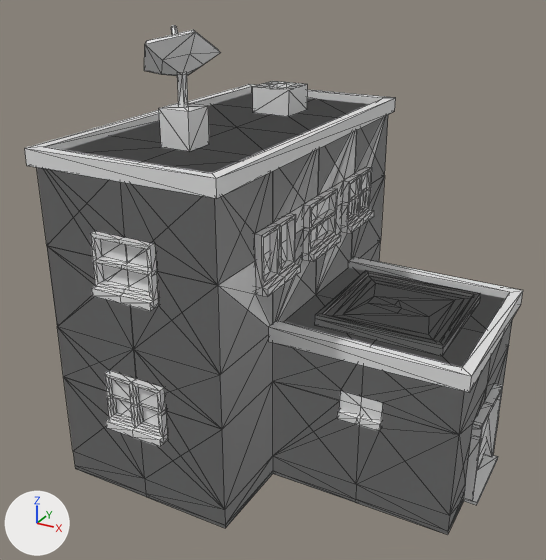
An edit to the glTF model entities/dynamic/charger/charger_model.glb, drawn before and after from the same camera.
Both versions are drawn from a 50 mm camera at (8.33, -17.63, 13.49) aimed at (-0.89, -0.88, 5.11). Lighting does not change. The marker at lower left points along +X, +Y and +Z. The older version comes first. Mesh edges are drawn as thin lines. Objects named as collision shapes, trigger or cutter boxes, shadow casters or lower levels of detail are left out. Where no turn or scale is listed for an object, it has been applied to the vertices.

The first picture shows 'charger_model', 'charger_model-noimp'.
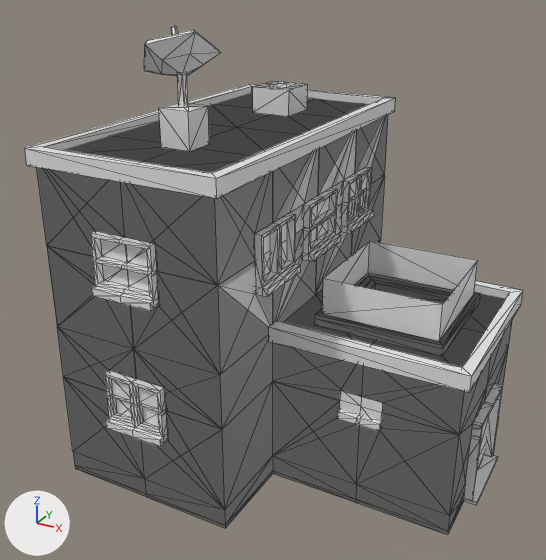
The change, as a list of edits to the scene's bpy script:
```text
Add mat_palette_transparent:
    mat_palette_transparent = principled_material('palette_transparent')
    mat_palette_transparent.base_color = (0.8, 0.8, 0.8)  # white #e7e7e7
    mat_palette_transparent.roughness = 0.4
Add me_charger_model_noimp_001:
    me_charger_model_noimp_001.from_pydata([(-1.55, 1.55, 0.0), (1.55, 1.55, 0.0), (-1.55, -1.55, 0.0), (1.55, -1.55, 0.0), (-1.55, 1.55, 1.0), (1.55, 1.55, 1.0), (-1.55, -1.55, 1.0), (1.55, -1.55, 1.0)], [], [(2, 3, 7), (2, 7, 6), (3, 1, 5), (3, 5, 7), (1, 0, 4), (1, 4, 5), (2, 0, 4), (2, 4, 6)])
    me_charger_model_noimp_001.materials.append(mat_palette_transparent)  # white #e7e7e7
Add ob_charger_model_highlight:
    ob_charger_model_highlight = bpy.data.objects.new('charger_model_highlight', me_charger_model_noimp_001)
    ob_charger_model_highlight.location = (2.5, 0.0, 4.8)
```

Boxes (x1, y1, x2, y2) around the edits, measured in the pictures (546 x 560 px):
'charger_model_highlight', added
    after: (322, 241, 478, 341)
